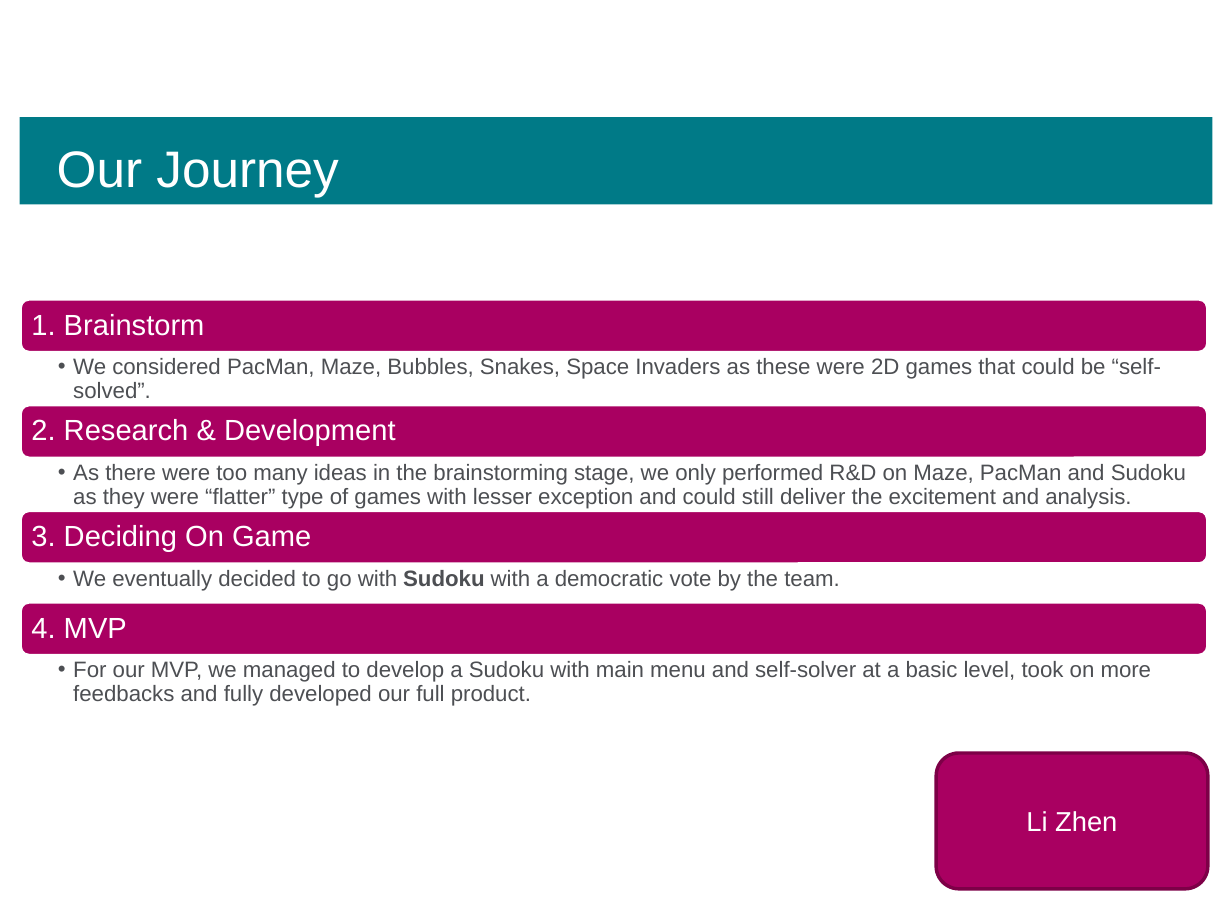
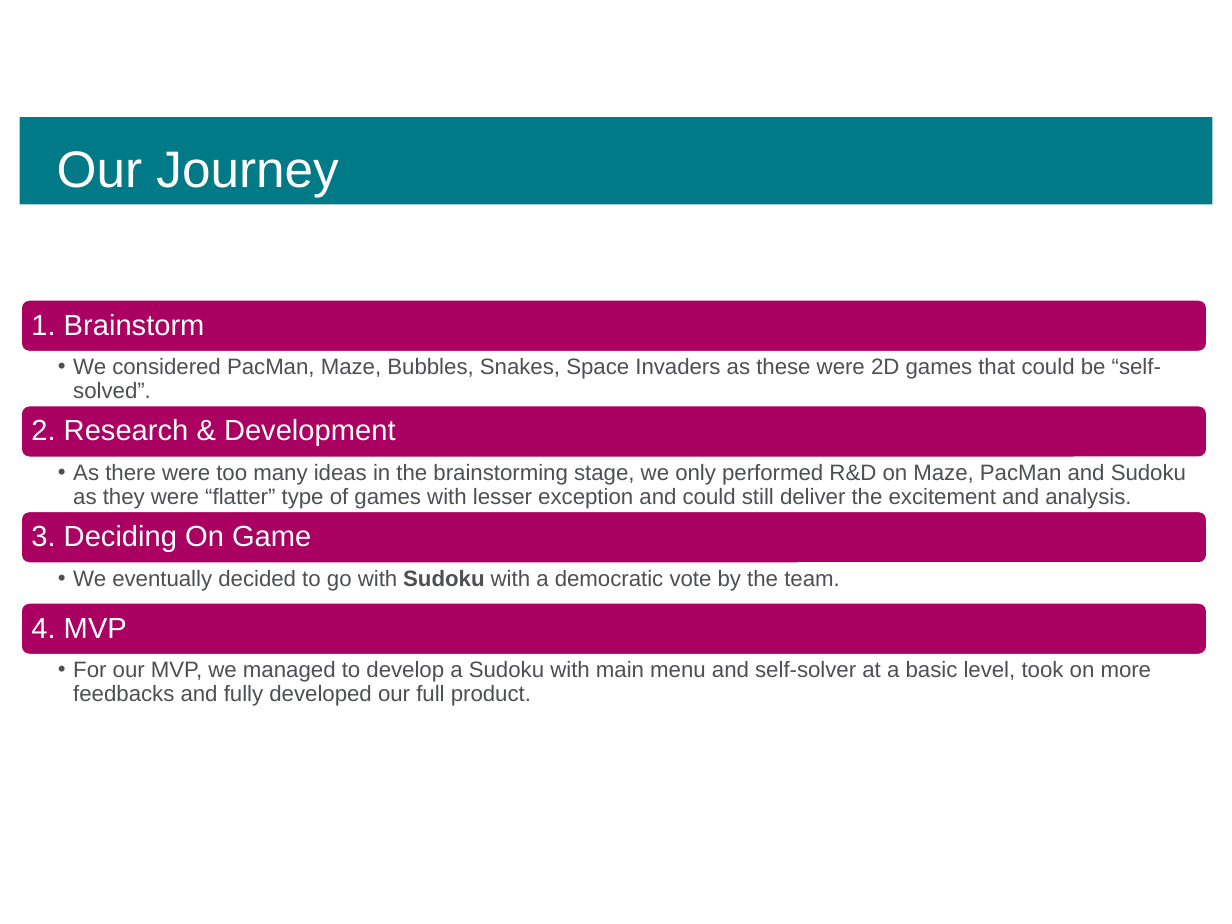
Before and after one commit to nPwi/UpdatedCE291, a slide deck: slide 5 of Presentation Deck/CE291 Final Product Presentation.pptx. Drawn at 1232x924 pixels with LibreOffice and Linux fonts; fonts in the diff are those of the drawing; background and template pictures are left out. Boxes give left, top, right and bottom in pixels: in the first picture for what was removed or moved away, otherwise in the second. Text is boxed around its words. In the diff, an @@ line names an element or a change of style, - is before the commit and + after.

```diff
--- a/Presentation Deck/CE291 Final Product Presentation.pptx
+++ b/Presentation Deck/CE291 Final Product Presentation.pptx
@@ rounded rectangle removed at [936, 753, 1207, 888] @@
-Li Zhen
```
Also in this commit, not shown: 9 other slides changed, 7 other files.
